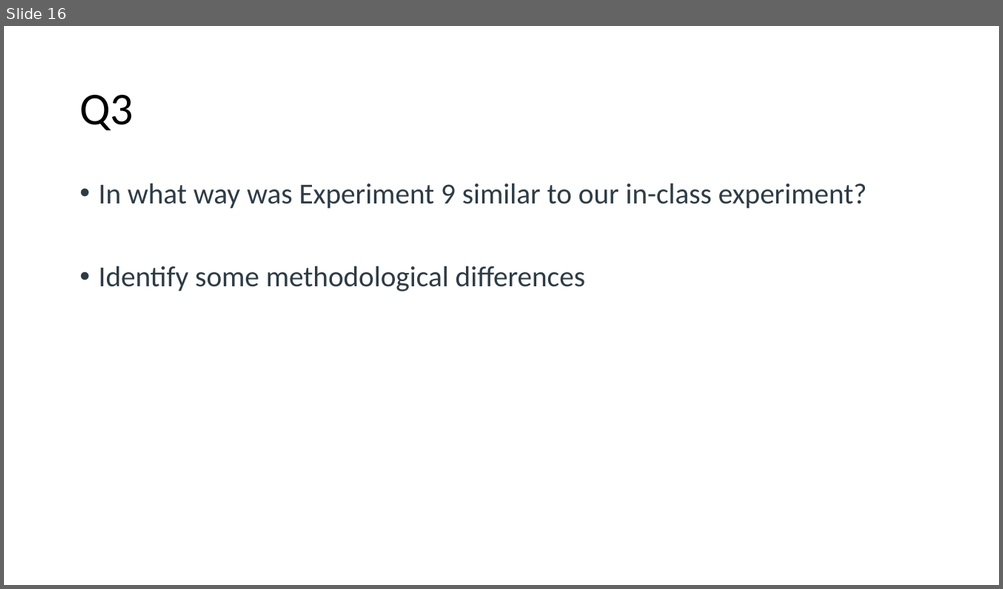
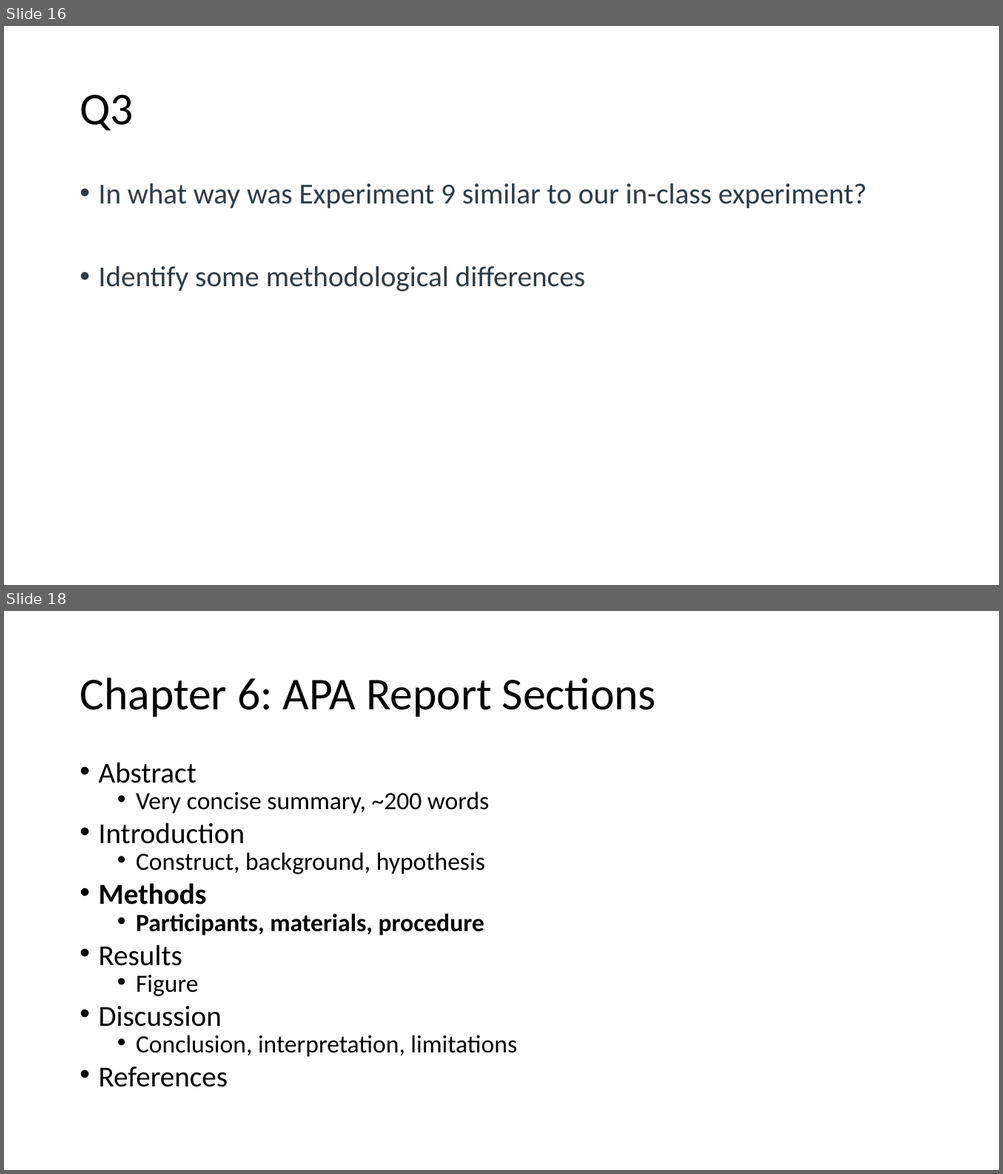
Before and after one commit to preber/Research-Methods, a slide deck: Class Slides 2024/Class 5.pptx. Shown one above the other, each under a label of ours: slide 16 before the commit, slides 16 and 18 after it; the slides between them are not shown. The pictures are 1003x589 and 1003x1174 pixels, drawn with LibreOffice and Linux fonts; fonts in the diff are those of the drawing. Boxes give left, top, right and bottom in pixels: in the first picture for what was removed or moved away, otherwise in the second. Text is boxed around its words. In the diff, an @@ line names an element or a change of style, - is before the commit and + after.

Commit message:
Chapters 8 to 10

```diff
--- a/Class Slides 2024/Class 5.pptx
+++ b/Class Slides 2024/Class 5.pptx
@@ slide 18 added at box(4, 611, 999, 1170), background #FFFFFF @@
@@ title added at box(79, 678, 656, 717), 44 pt, text #000000 @@
+Chapter 6: APA Report Sections
@@ text added at box(99, 762, 517, 1088), 24 pt, text #000000 @@
+• Abstract
+  • Very concise summary, ~200 words
+• Introduction
+  • Construct, background, hypothesis
+• Methods
+  • Participants, materials, procedure
+• Results
+  • Figure
+• Discussion
+  • Conclusion, interpretation, limitations
+• References
```
Also in this commit, not shown: 3 slides changed, 3 other slides added, 35 other files.
